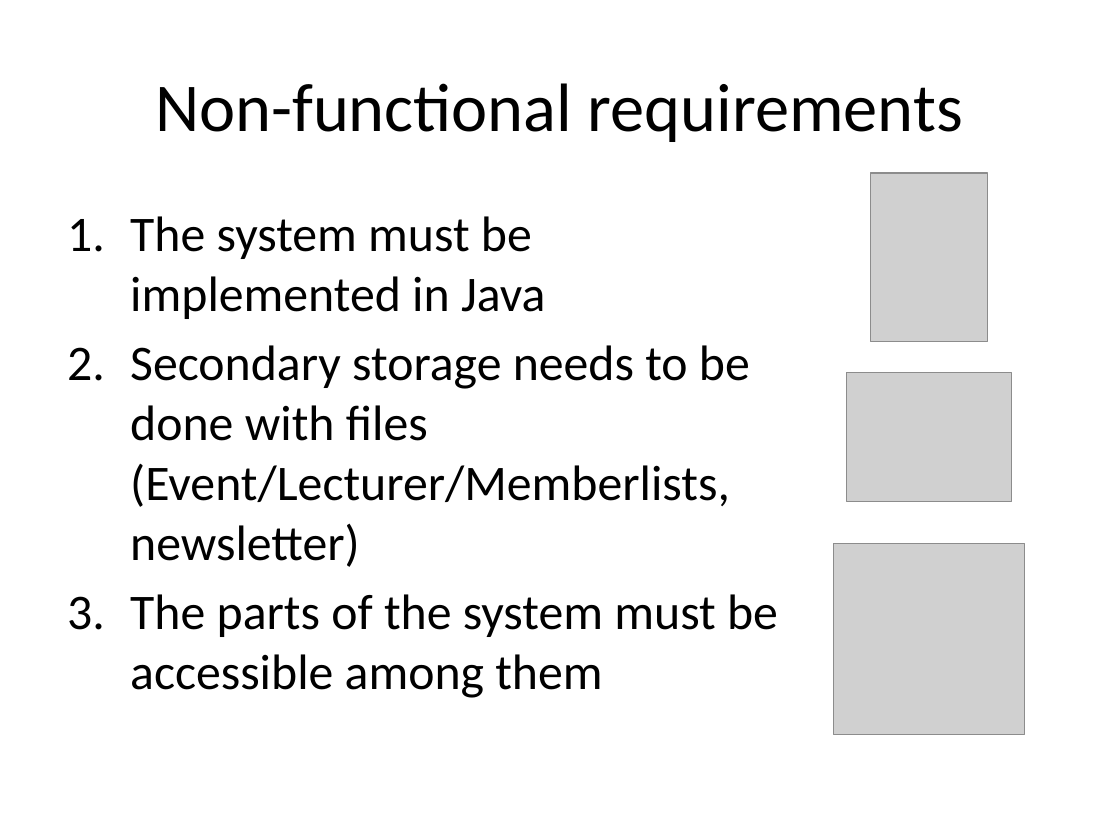
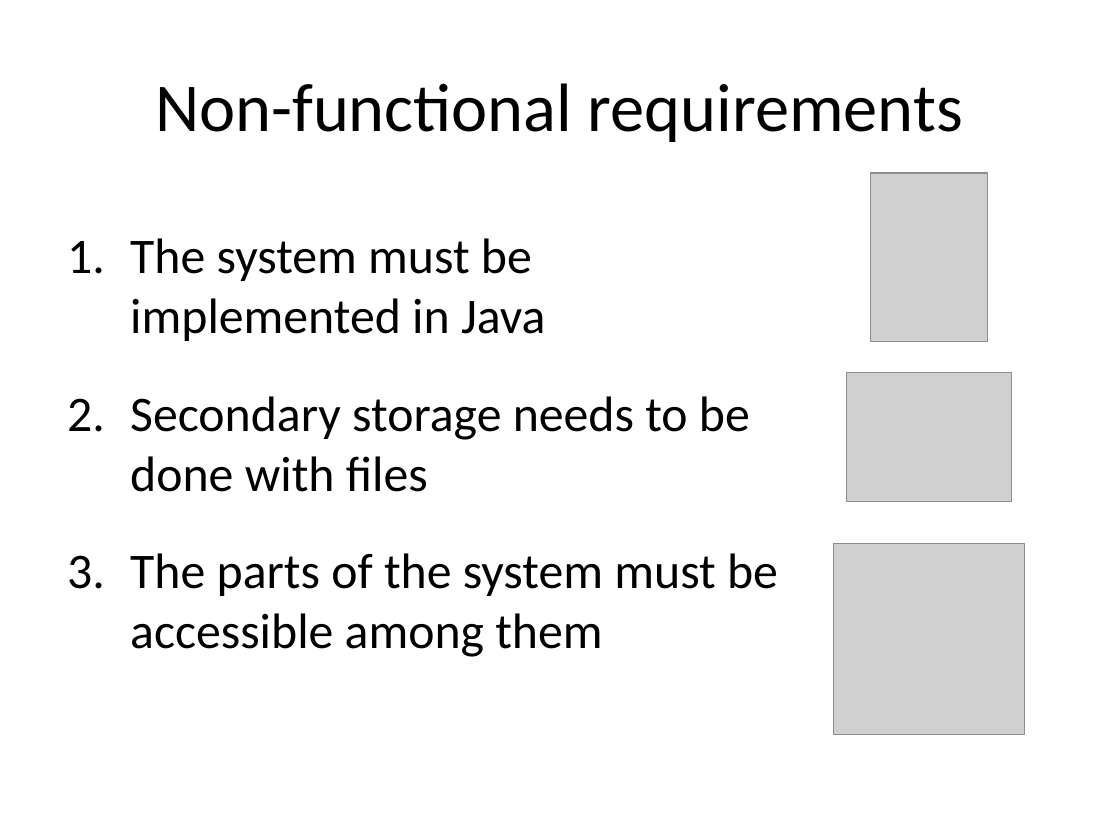
Before and after one commit to 11michi11/SEP1, a slide deck: slide 9 of Appendixes/FinalAnalysis.pptx (slide 16 before the commit). Drawn at 1120x840 pixels with LibreOffice and Linux fonts; fonts in the diff are those of the drawing; grey boxes stand for pictures. Boxes give left, top, right and bottom in pixels: in the first picture for what was removed or moved away, otherwise in the second. Text is boxed around its words. In the diff, an @@ line names an element or a change of style, - is before the commit and + after.

```diff
--- a/Appendixes/FinalAnalysis.pptx
+++ b/Appendixes/FinalAnalysis.pptx
@@ text "The system must be implemented ...": place and size @@
-text "The system must be implemented ..." at box(130, 216, 778, 698)
+text "The system must be implemented ..." at box(130, 238, 778, 657)
@@ text "The system must be implemented ..." at box(130, 238, 778, 657): vertical alignment top to middle @@
@@ text at box(130, 238, 778, 657): more space between paragraphs @@
@@ text at box(130, 396, 750, 492): text changed @@
-2. Secondary storage needs to be done with files (Event/Lecturer/Memberlists, newsletter)
+2. Secondary storage needs to be done with files
```
Also in this commit, not shown: 1 other slide changed, 7 slides removed, 2 other files.
